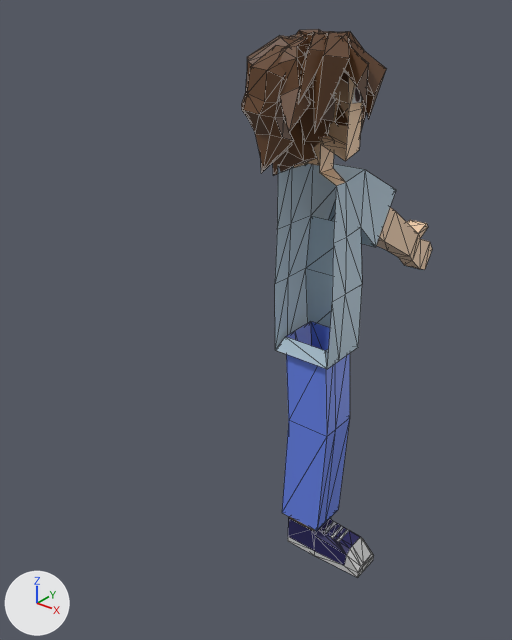
One commit to the glTF model 3d models/gltf files/MAN animation jump.glb: the scene before it, then after it.
The view is the same before and after, from a 50 mm camera at (2.4, 1.6, 5.39) aimed at (-0.24, 4.9, 3.34). Lighting does not change. The marker at lower left points along +X, +Y and +Z. Mesh edges are drawn as thin lines. Where no turn or scale is listed for an object, it has been applied to the vertices. Vertices at the same position are counted once.
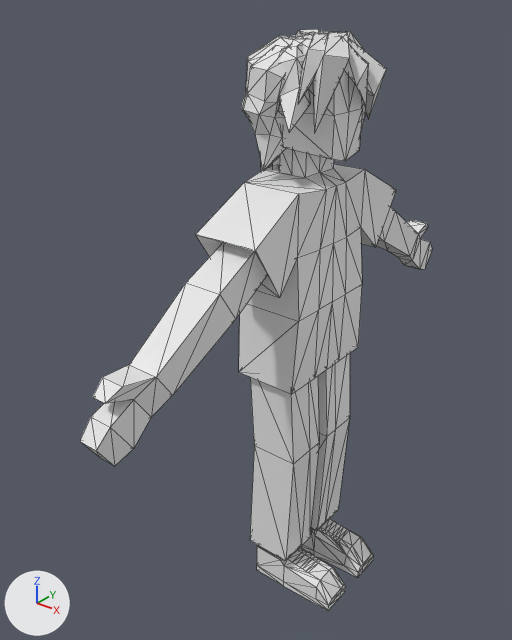
Edits to the bpy script that builds the scene:
```text
Change me_cube_002:
    used by ob_cube_001; location = (0.0, 5.081, 1.361)
    remove me_cube_002.from_pydata(...)  # 174 vertices, 325 faces; spans x -0.24..0.52, y 0.0..1.78, z -0.05..3.75
    remove me_cube_002.materials.append(mat_material_006)  # brown #634125
    add me_cube_002.from_pydata(...)  # 327 vertices, 650 faces; spans x -0.24..0.52, y -1.78..1.78, z -0.05..3.75
    me_cube_002 part 1
    96 vertices are added at x -0.23..0.52, y -1.78..-0.08, z -0.05..3.73
    14 new vertices lie (0.0, -0.15, 0.0) away from vertices in x -0.24..0.27, y 0.0, z 1.69..3.37
    9 new vertices lie (0.0, 0.04, 0.0) away from vertices in x 0.13..0.52, y -0.16, z 0.05..0.19
    8 new vertices lie (0.0, -0.12, 0.0) away from vertices in x 0.13..0.52, y -0.16, z 0.05..0.19
    9 new vertices lie (0.0, 0.0, 0.05) away from vertices in x -0.12..0.52, y -0.31..-0.08, z -0.03..0.19
    5 new vertices lie (0.0, 0.0, 0.04) away from vertices in x -0.13..0.13, y -0.31..-0.08, z -0.05
    6 new vertices lie (0.0, 0.19, 0.0) away from vertices in x -0.16..0.21, y -0.35, z 0.24..1.79
    6 new vertices lie (0.0, 0.11, 0.0) away from vertices in x -0.16..0.21, y -0.16, z 0.24..1.79
    325 new faces join them
    me_cube_002 part 2: 102 faces spanning x -0.18..0.27, y 0.0..1.78, z 0.19..3.72 switch from mat_material_001 (beige #f2ceaa) to no material
    me_cube_002 part 3: 63 faces spanning x -0.23..0.23, y 0.0..0.76, z 1.69..2.98 switch from mat_material_002 (blue #afc6d7) to no material
    me_cube_002 part 4: 36 faces spanning x -0.16..0.21, y 0.05..0.35, z 0.24..1.79 switch from mat_material_003 (blue #6581e7) to no material
    me_cube_002 part 5: 50 faces spanning x -0.13..0.42, y 0.08..0.31, z -0.01..0.19 switch from mat_material_004 (dark blue #1f1a57) to no material
    me_cube_002 part 6: 52 faces spanning x -0.13..0.52, y 0.08..0.31, z -0.05..0.18 switch from mat_material_005 (light grey #c9c9c9) to no material
    me_cube_002 part 7: 4 faces spanning x -0.01..0.27, y 0.0..0.28, z 3.35..3.63 switch from mat_material_011 (picture img_frame_3) to no material
Change me_cube_004:
    where me_cube_004.from_pydata(...)  # 267 vertices, 490 faces; spans x -0.384..0.37, y -0.448..0.349, z -0.869..-0.006
    remove me_cube_004.materials.append(mat_material_006)  # brown #634125
```

What differs and where, as boxes [x1, y1, x2, y2] in the pictures (512 x 640 px):
'Cube.001', reshaped (123% wider, 6% taller)
    before: [275, 32, 432, 577]
    after: [80, 32, 432, 611]
'Cube.003', recoloured (brown to grey)
    both: [241, 29, 386, 175]
part 1 of me_cube_002, added
    after: [80, 32, 349, 611]
part 2 of me_cube_002, recoloured (beige to grey)
    both: [311, 109, 432, 531]
part 3 of me_cube_002, recoloured
    before: [275, 164, 396, 369]
    after: [327, 164, 396, 369]
part 4 of me_cube_002, recoloured (blue to grey)
    before: [282, 322, 350, 531]
    after: [311, 354, 350, 531]
part 5 of me_cube_002, recoloured (blue to grey)
    both: [303, 518, 360, 565]
part 6 of me_cube_002, recoloured
    both: [302, 522, 368, 577]
part 7 of me_cube_002, recoloured
    both: [348, 76, 362, 112]
